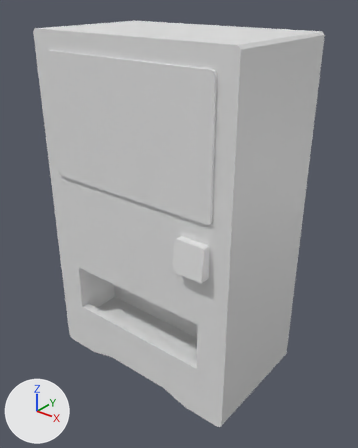
The OBJ model game/assets/entities/vending-machine.obj, before and after one commit.
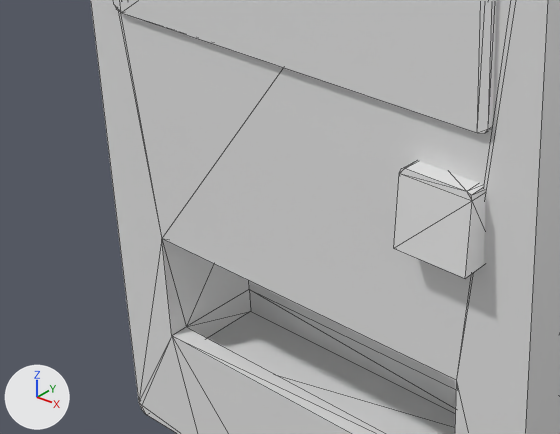
There are two pictures of each version: one whole from a camera (50 mm lens) standing at (1.68, -2.06, 1.21) and looking at (0.05, -0.02, -0.05), one close up on the part from 4% to 67% of the width and 38% to 77% of the height. The axes (+X, +Y, +Z) are drawn at lower left. The lights are the same throughout. The close-ups show mesh edges as thin lines. Where no turn or scale is listed for an object, it has been applied to the vertices.

The first close-up shows 'Vending_Machine_Cube.011'.
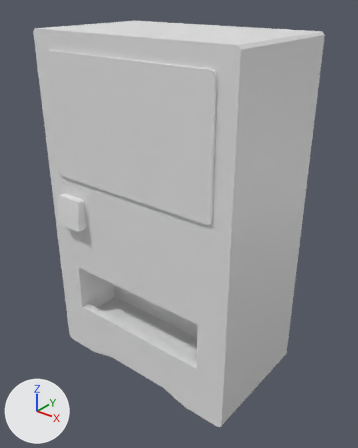
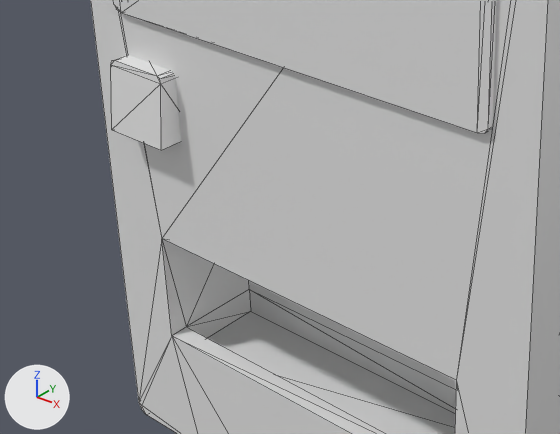
Boxes [x1, y1, x2, y2] around the edits, measured in the close-ups (560 x 434 px; the box of a moved part takes in the faces that stretch with it):
```json
{"part": 1, "of": "me_vending_machine_cube_011", "change": "moved or reshaped", "before": [394, 161, 486, 278], "after": [111, 55, 181, 150]}
```

Scene script edits in JSON lines:
```json
{"block": "me_vending_machine_cube_011", "where": "me_vending_machine_cube_011.from_pydata(...)  # 84 vertices, 156 faces; spans x -0.63..0.63, y -0.44..0.38, z -1.0..1.0"}
{"block": "me_vending_machine_cube_011", "where": "# used by ob_vending_machine_cube_011; location = (0.0, 0.0, 0.0)"}
{"block": "me_vending_machine_cube_011", "change": "me_vending_machine_cube_011 part 1: the loose piece of 16 vertices spanning x 0.34..0.52, y -0.44..-0.33, z -0.07..0.11 is moved by (-0.87, 0.0, 0.0)"}
```
